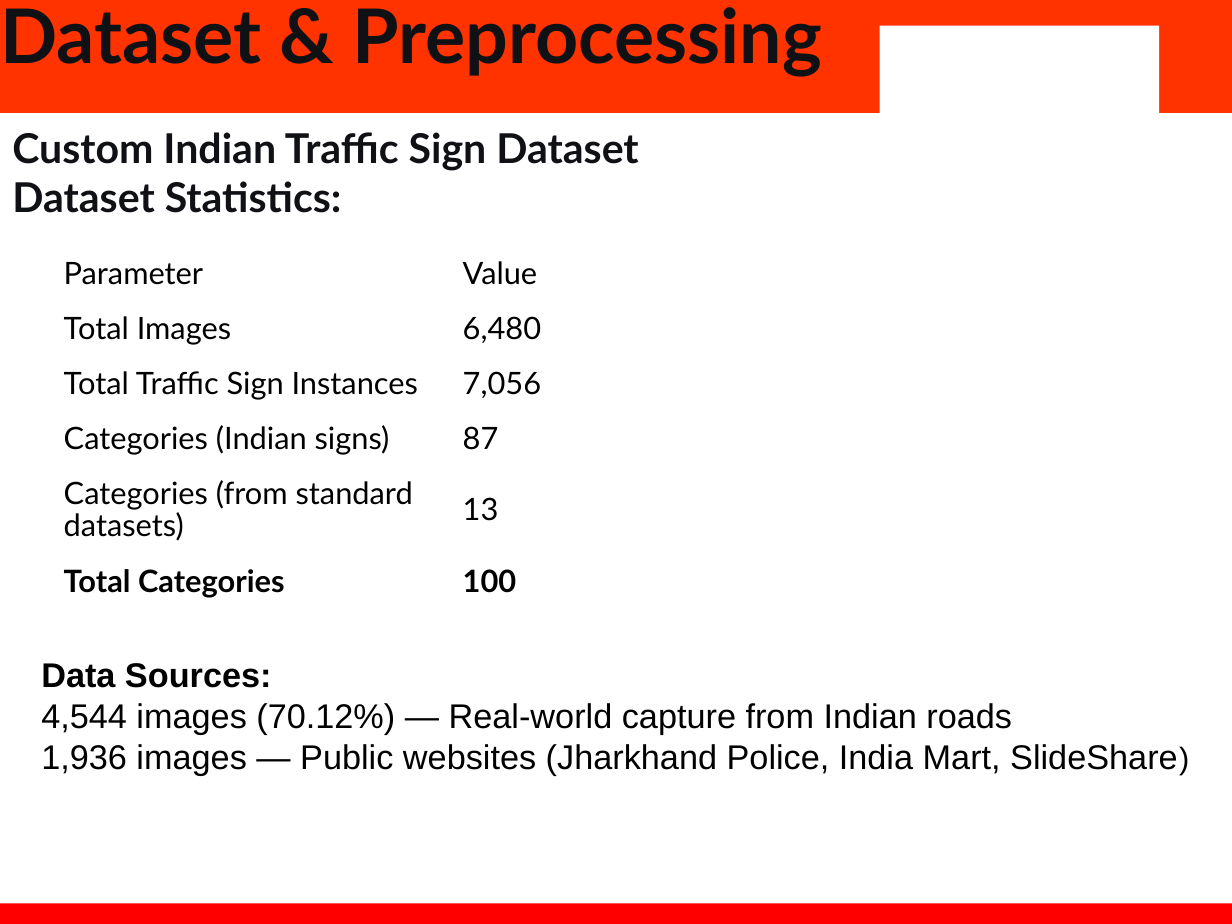
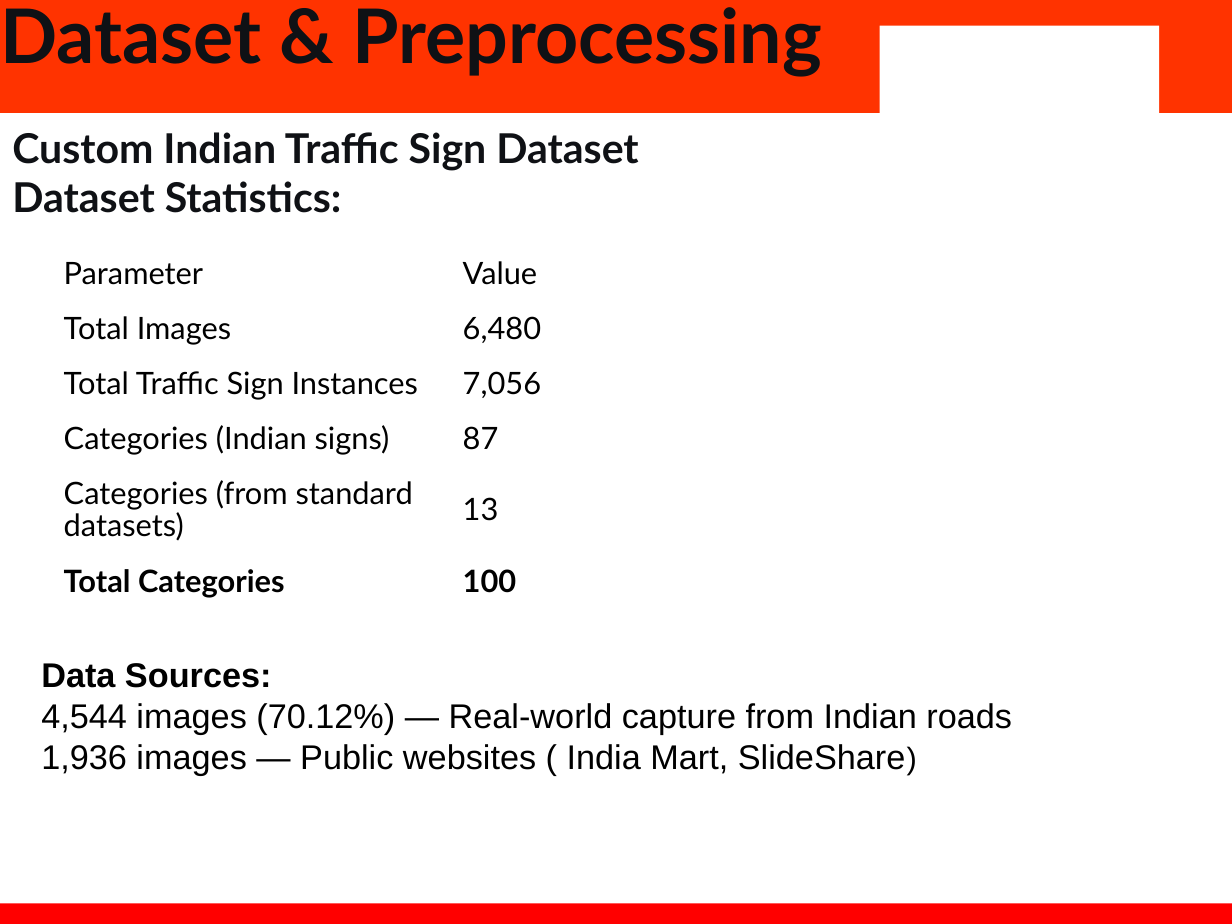
Before and after one commit to Shivanshu-Saini/Coop-Research-paper-2210992331-2210992286-2210992539.2210992256, a slide deck: slide 12 of COOP2_PPT.pptx (slide 9 before the commit). Drawn at 1232x924 pixels with LibreOffice and Linux fonts; fonts in the diff are those of the drawing; background and template pictures are left out. Boxes give left, top, right and bottom in pixels: in the first picture for what was removed or moved away, otherwise in the second. Text is boxed around its words. In the diff, an @@ line names an element or a change of style, - is before the commit and + after.

```diff
--- a/COOP2_PPT.pptx
+++ b/COOP2_PPT.pptx
@@ text at box(41, 744, 906, 775): text changed @@
-1,936 images — Public websites (Jharkhand Police, India Mart, SlideShare)
+1,936 images — Public websites ( India Mart, SlideShare)
```
Also in this commit, not shown: 5 slides added, 1 other file.
